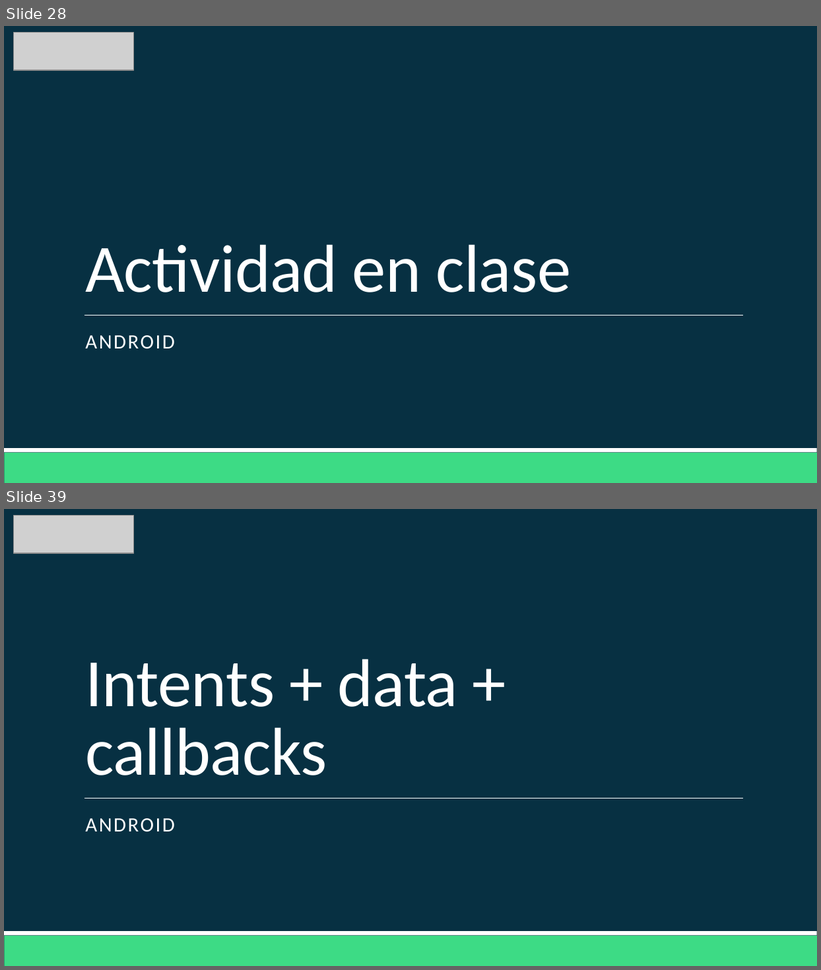
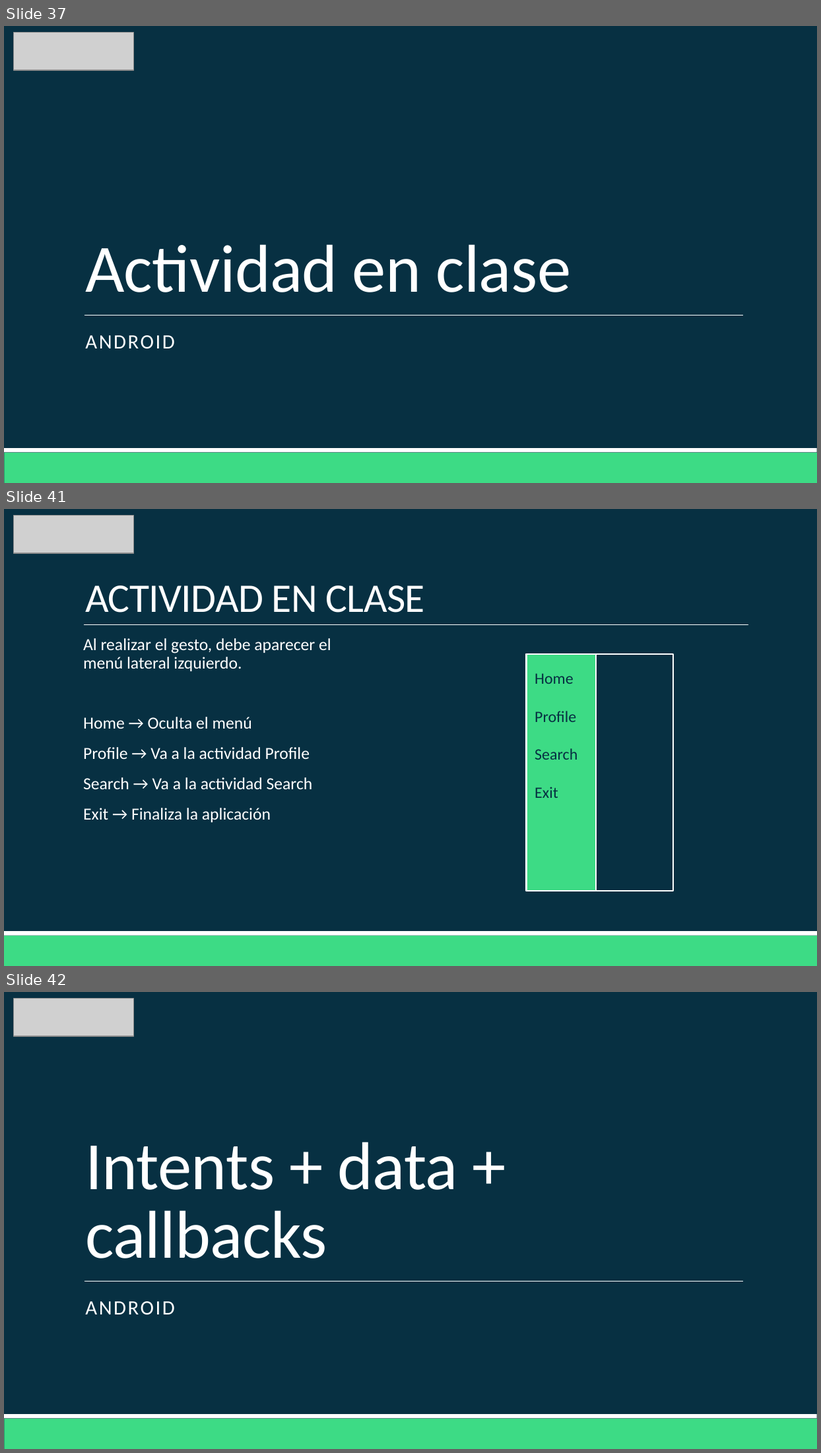
Before and after one commit to Domiciano/AppMoviles201, a slide deck: Clase2/Clase 2.pptx. Shown one above the other, each under a label of ours: slides 28 and 39 before the commit, slides 37, 41 and 42 after it; the slides between them are not shown. The pictures are 821x970 and 821x1453 pixels, drawn with LibreOffice and Linux fonts; fonts in the diff are those of the drawing; grey boxes stand for pictures. Boxes give left, top, right and bottom in pixels: in the first picture for what was removed or moved away, otherwise in the second. Text is boxed around its words. In the diff, an @@ line names an element or a change of style, - is before the commit and + after.

```diff
--- a/Clase2/Clase 2.pptx
+++ b/Clase2/Clase 2.pptx
@@ slide 41 added at <box>4,509,817,966</box>, background #073042; not listed: 2 template elements that a slide beside it also shows @@
@@ picture added at <box>14,516,134,554</box> @@
@@ title added at <box>85,586,425,613</box>, 36 pt, text #FFFFFF @@
+ACTIVIDAD EN CLASE
@@ line added from (84, 625) to (748, 625), #FFFFFF 0.5 pt @@
@@ text added at <box>83,638,331,823</box>, 15 pt, text #FFFFFF @@
+  Al realizar el gesto, debe aparecer el menú lateral izquierdo.
+  Home → Oculta el menú
+  Profile → Va a la actividad Profile
+  Search → Va a la actividad Search
+  Exit → Finaliza la aplicación
@@ rectangle added at <box>526,655,673,891</box>, fill #073042, outline #FFFFFF 1.25 pt @@
@@ rectangle added at <box>527,655,596,891</box>, fill #3DDB85, outline #FFFFFF 1.25 pt, 14 pt, text #073042 @@
+Home
+Profile
+Search
+Exit
@@ what was slide 28 is now slide 37 @@
@@ what was slide 39 is now slide 42 @@
```
Also in this commit, not shown: 2 slides changed, 2 other slides added, 1 other file.
